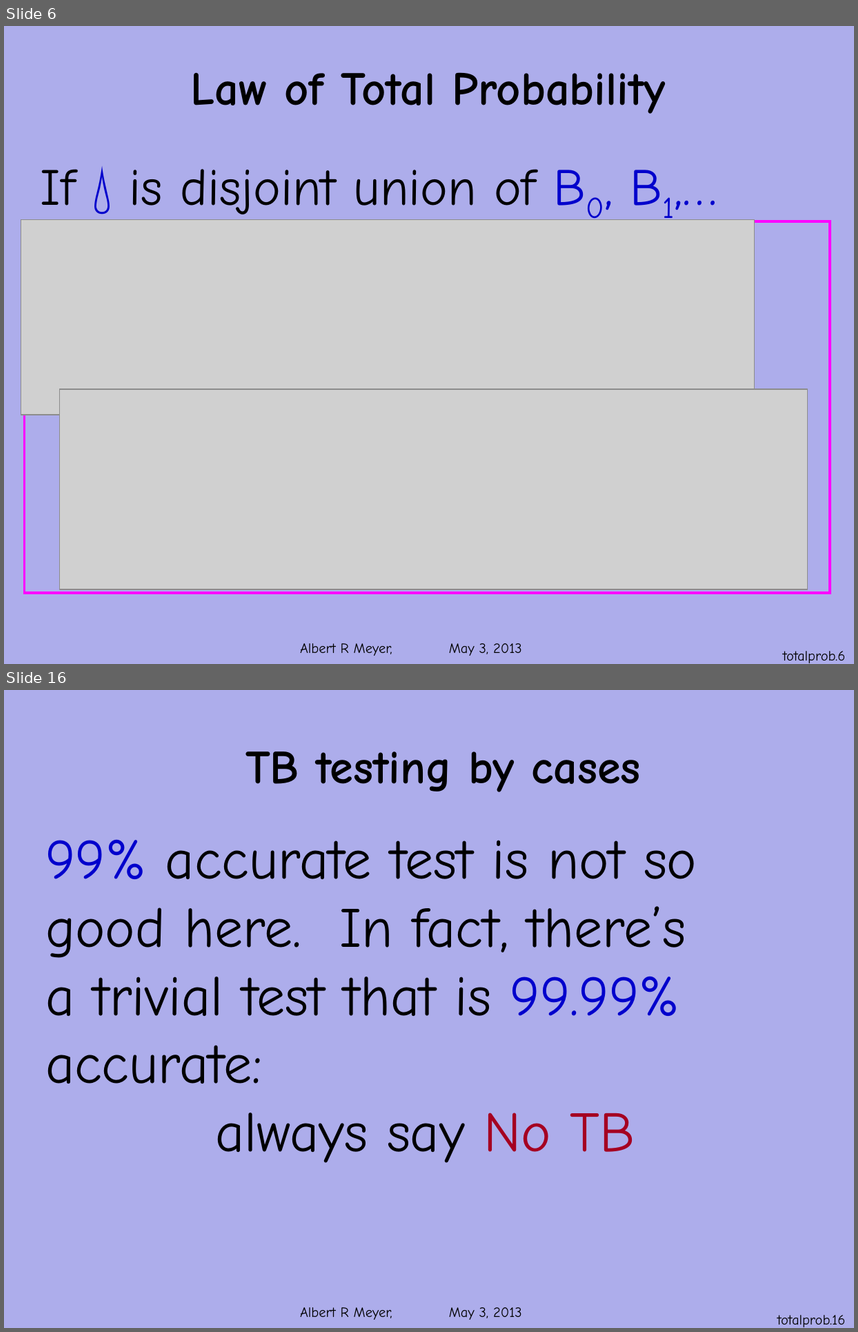
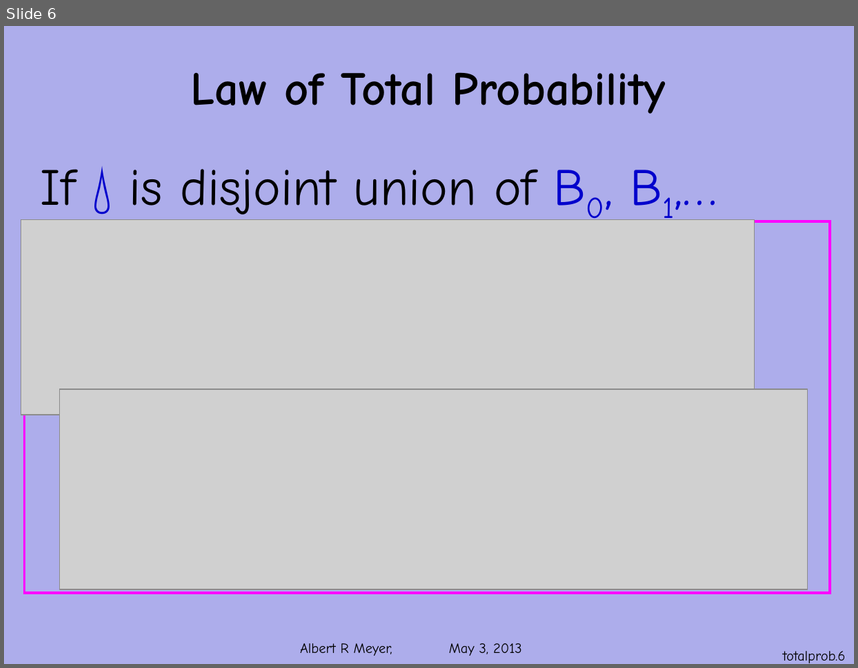
Before and after one commit to armeyer/mcs_web, a slide deck: spring13/slides13/total-probability.pptx. Shown one above the other, each under a label of ours: slides 6 and 16 before the commit, slide 6 after it; the slides between them are not shown. The pictures are 858x1332 and 858x668 pixels, drawn with LibreOffice and Linux fonts; fonts in the diff are those of the drawing; grey boxes stand for pictures; background and template pictures are left out. Boxes give left, top, right and bottom in pixels: in the first picture for what was removed or moved away, otherwise in the second. Text is boxed around its words. In the diff, an @@ line names an element or a change of style, - is before the commit and + after.

Commit message:
add bayes.pptx, corresponding edit to total-probability.pptx

```diff
--- a/spring13/slides13/total-probability.pptx
+++ b/spring13/slides13/total-probability.pptx
@@ slide 16 removed at (4, 690, 854, 1328), background #ADADEB; not listed: 1 template element that a slide beside it also shows @@
@@ text removed at (245, 751, 641, 792) @@
-TB testing by cases
@@ text removed at (45, 840, 697, 1163) @@
-99% accurate test is not so
-good here. In fact, there’s
-a trivial test that is 99.99%
-accurate:
-always say No TB
@@ page number removed at (777, 1314, 846, 1327) @@
-totalprob.16
```
Also in this commit, not shown: 10 other slides removed, 1 other file.
